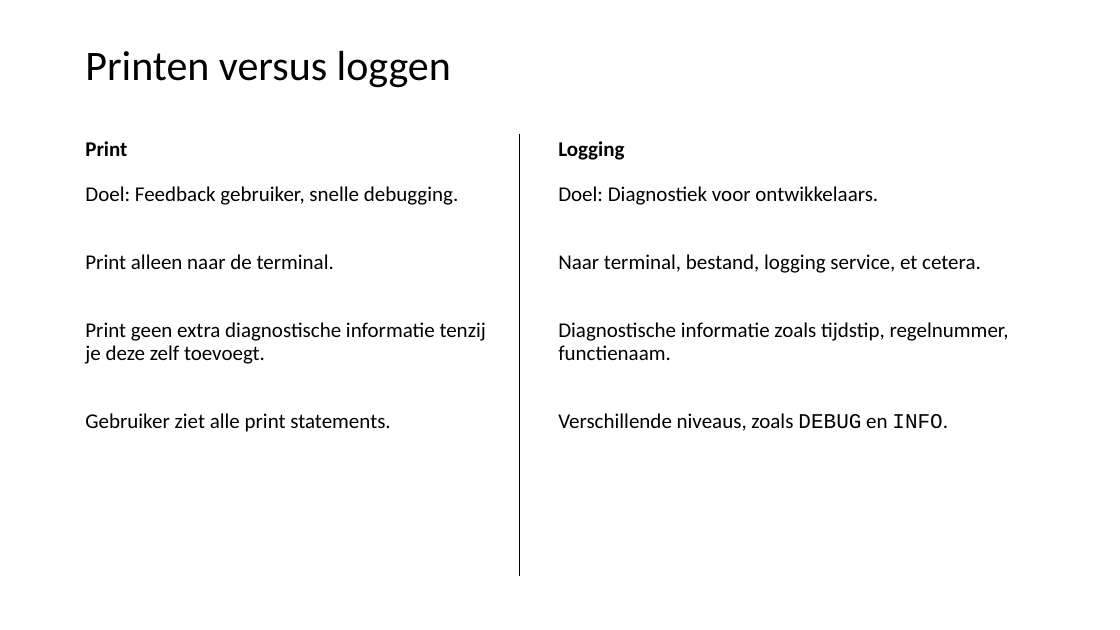
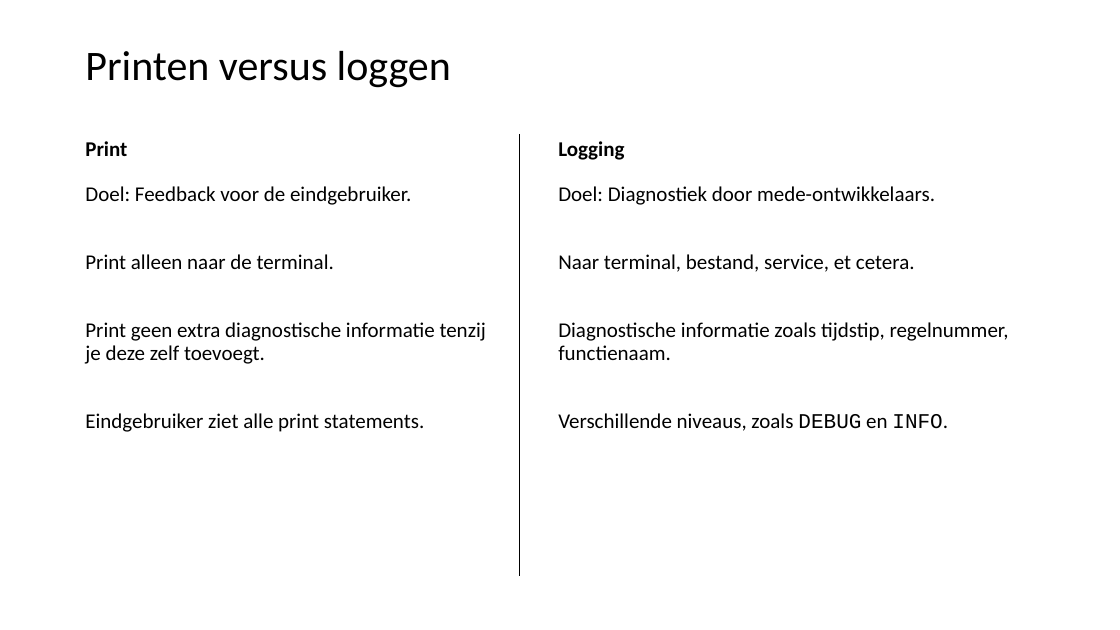
Before and after one commit to LFKoning/knowledge-sharing, a slide deck: slide 37 of python_course_4p/3_production_code/3_production_code.pptx. Drawn at 1120x630 pixels with LibreOffice and Linux fonts; fonts in the diff are those of the drawing. Boxes give left, top, right and bottom in pixels: in the first picture for what was removed or moved away, otherwise in the second. Text is boxed around its words. In the diff, an @@ line names an element or a change of style, - is before the commit and + after.

```diff
--- a/python_course_4p/3_production_code/3_production_code.pptx
+++ b/python_course_4p/3_production_code/3_production_code.pptx
@@ text at [85,186,411,205]: text changed @@
-Doel: Feedback gebruiker, snelle debugging.
+Doel: Feedback voor de eindgebruiker.
@@ text at [558,186,935,272]: text changed @@
-Doel: Diagnostiek voor ontwikkelaars.
-Naar terminal, bestand, logging service, et cetera.
+Doel: Diagnostiek door mede-ontwikkelaars.
+Naar terminal, bestand, service, et cetera.
@@ text at [85,413,424,432]: text changed @@
-Gebruiker ziet alle print statements.
+Eindgebruiker ziet alle print statements.
```
Also in this commit, not shown: 19 other slides changed, 19 other files.
